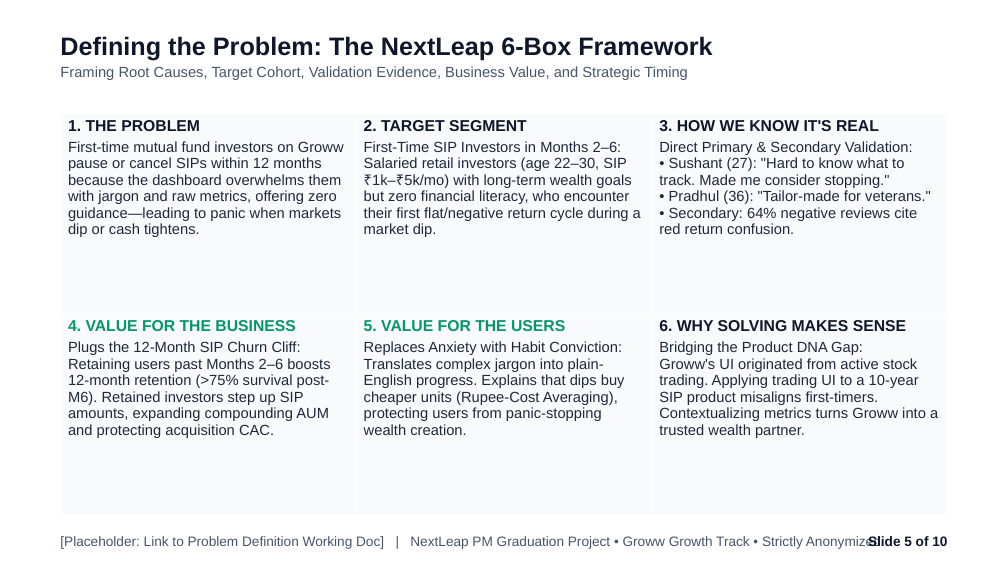
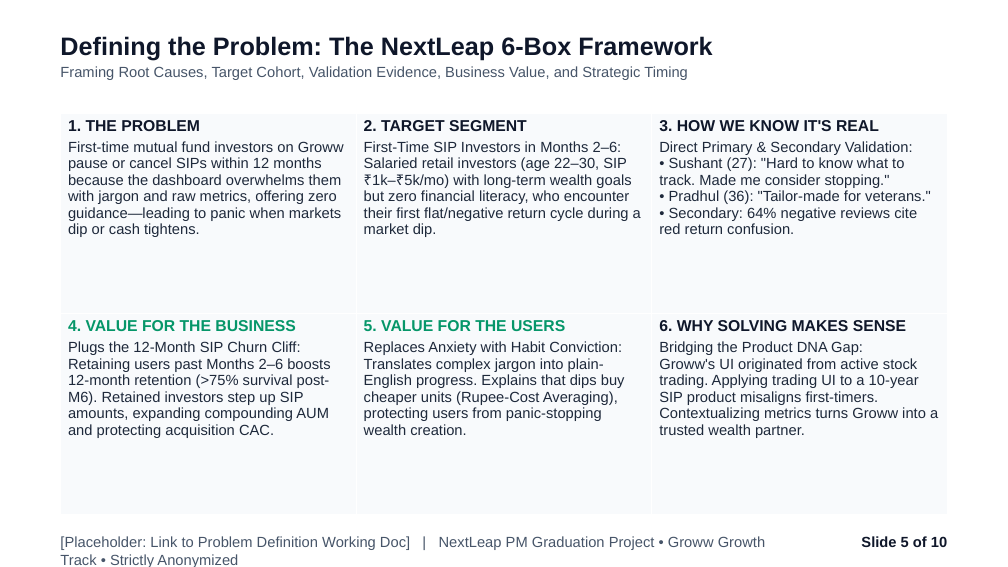
Before and after one commit to emilgeorgefranc95/NL_Grad_Proj_MVP_1, a slide deck: slide 5 of NL_Groww.pptx. Drawn at 1008x567 pixels with LibreOffice and Linux fonts; fonts in the diff are those of the drawing. Boxes give left, top, right and bottom in pixels: in the first picture for what was removed or moved away, otherwise in the second. Text is boxed around its words. In the diff, an @@ line names an element or a change of style, - is before the commit and + after.

Commit message:
Bump footer to 14pt ensuring 100% of presentation text is strictly >= 14pt

```diff
--- a/NL_Groww.pptx
+++ b/NL_Groww.pptx
@@ text "[Placeholder: Link to Problem Definition ..." at box(60, 536, 765, 567): size 13 to 14 pt @@
@@ text "Slide 5 of 10" at box(861, 536, 947, 547): size 13 to 14 pt @@
```
Also in this commit, not shown: 8 other slides changed, 1 other file.
